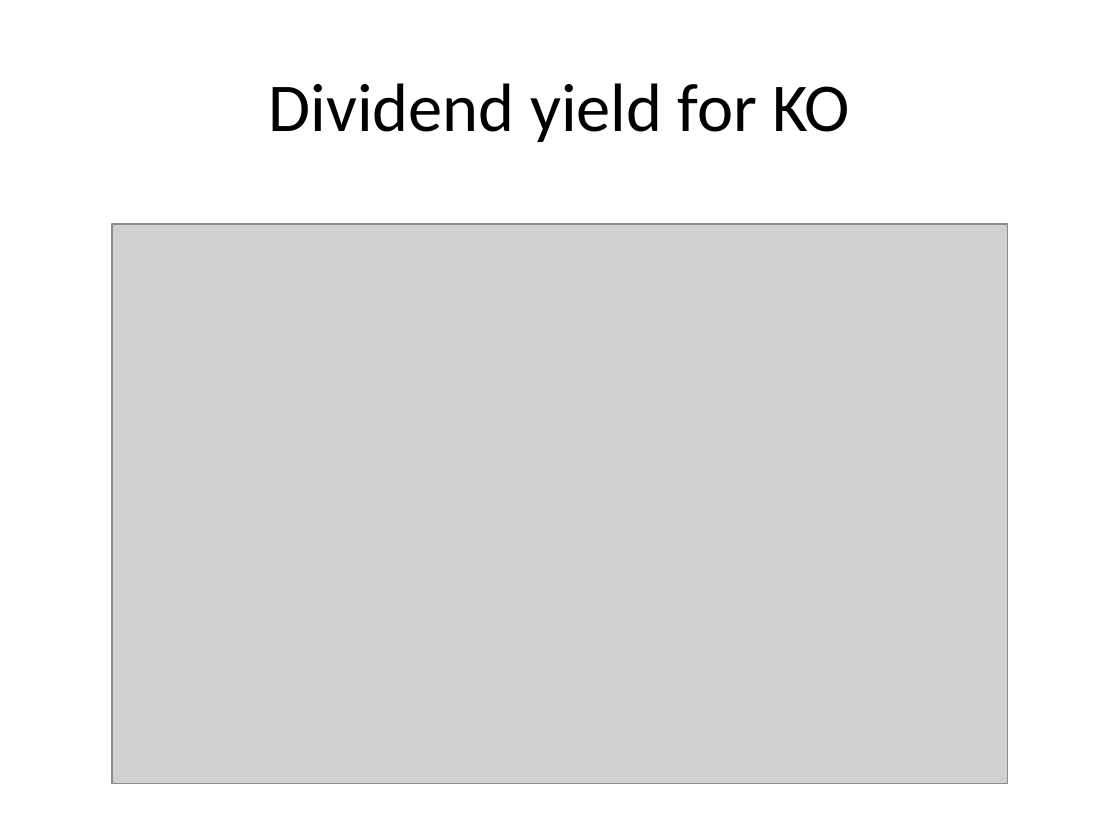
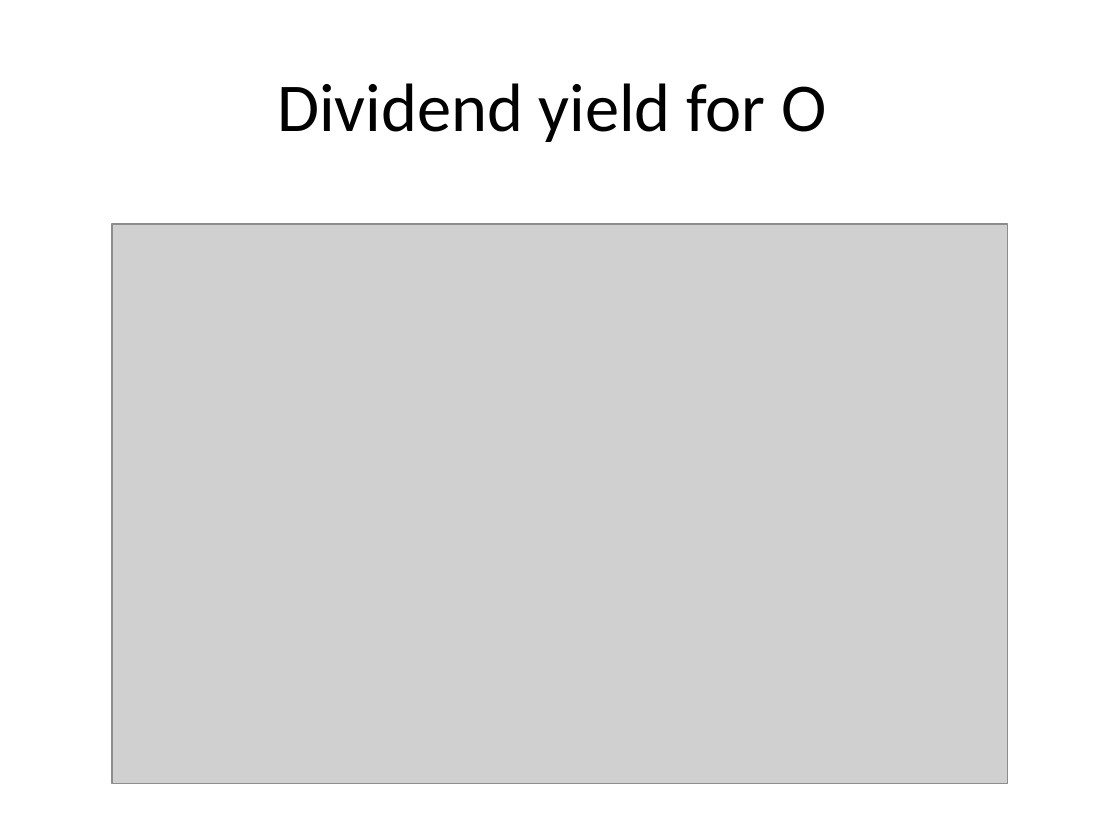
Before and after one commit to Mathiascalifornia/Fundamental-Analysis, a slide deck: slide 51 of Output_english_example.pptx (slide 53 before the commit). Drawn at 1120x840 pixels with LibreOffice and Linux fonts; fonts in the diff are those of the drawing; grey boxes stand for pictures. Boxes give left, top, right and bottom in pixels: in the first picture for what was removed or moved away, otherwise in the second. Text is boxed around its words. In the diff, an @@ line names an element or a change of style, - is before the commit and + after.

```diff
--- a/Output_english_example.pptx
+++ b/Output_english_example.pptx
@@ title at bbox=[277, 83, 826, 142]: text changed @@
-Dividend yield for KO
+Dividend yield for O
```
Also in this commit, not shown: 3 other slides changed, 2 slides added, 3 slides removed, 7 other files.
